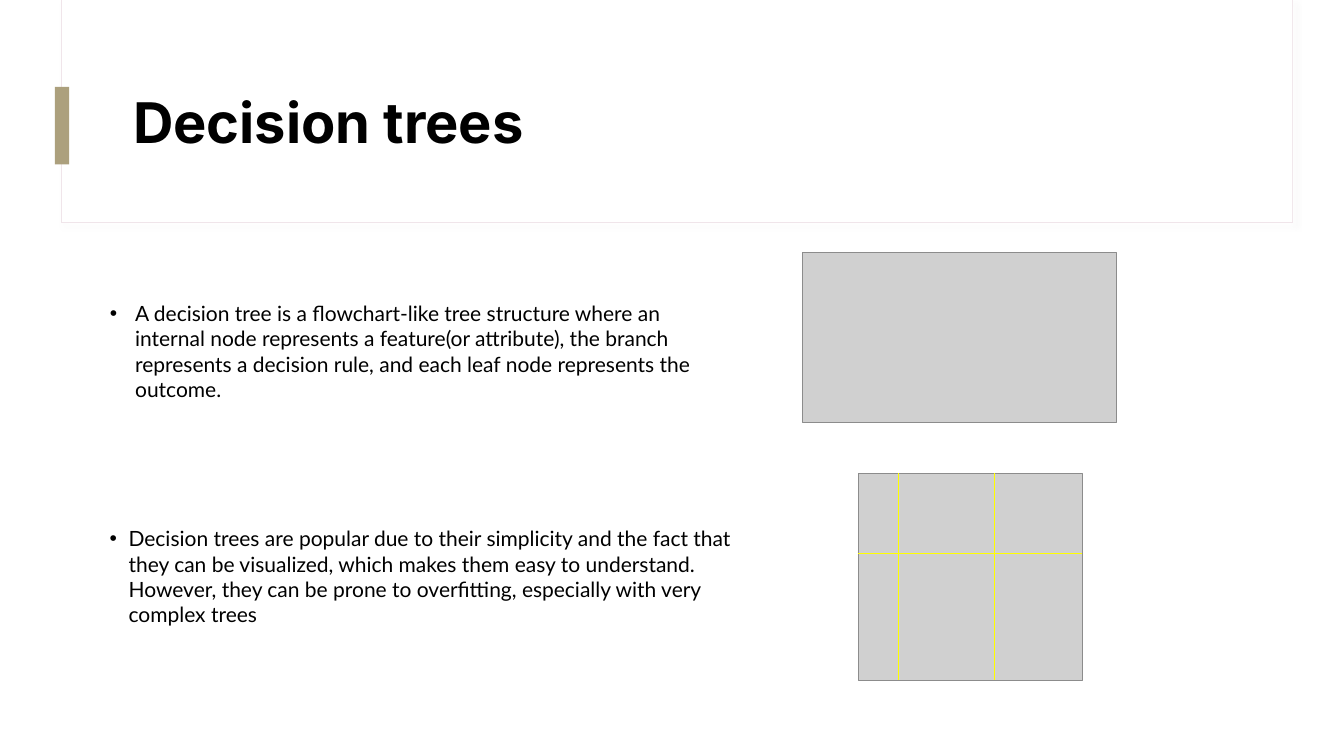
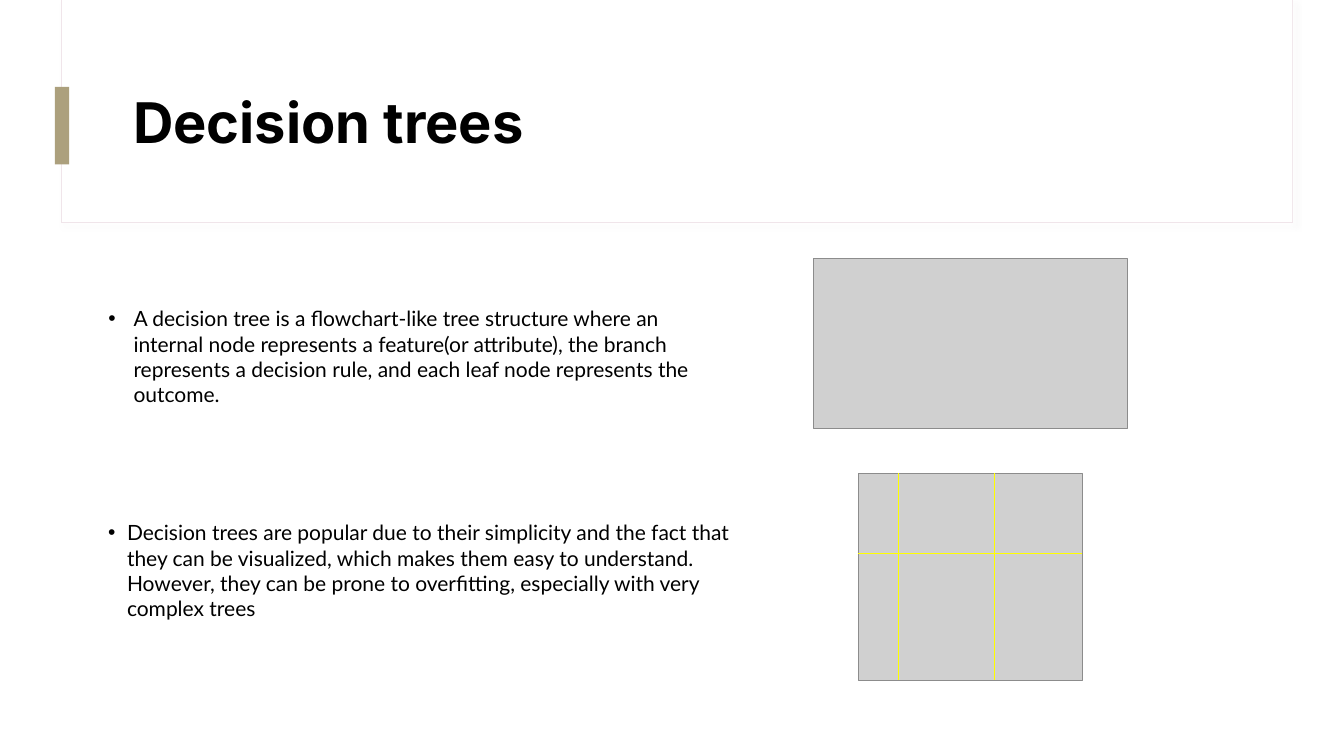
Before and after one commit to farshadmrd/random_forest, a slide deck: slide 3 of ML Final.pptx. Drawn at 1344x756 pixels with LibreOffice and Linux fonts; fonts in the diff are those of the drawing; grey boxes stand for pictures. Boxes give left, top, right and bottom in pixels: in the first picture for what was removed or moved away, otherwise in the second. Text is boxed around its words. In the diff, an @@ line names an element or a change of style, - is before the commit and + after.

```diff
--- a/ML Final.pptx
+++ b/ML Final.pptx
@@ picture: place and size @@
-picture at <box>803,252,1116,422</box>
+picture at <box>814,258,1127,429</box>
@@ text "A decision tree is a ...": place and size @@
-text "A decision tree is a ..." at <box>135,305,690,397</box>
+text "A decision tree is a ..." at <box>134,310,688,402</box>
@@ text "Decision trees are popular due ...": place and size @@
-text "Decision trees are popular due ..." at <box>129,530,730,626</box>
+text "Decision trees are popular due ..." at <box>127,524,729,620</box>
```
Also in this commit, not shown: 11 other slides changed, 1 other file.
